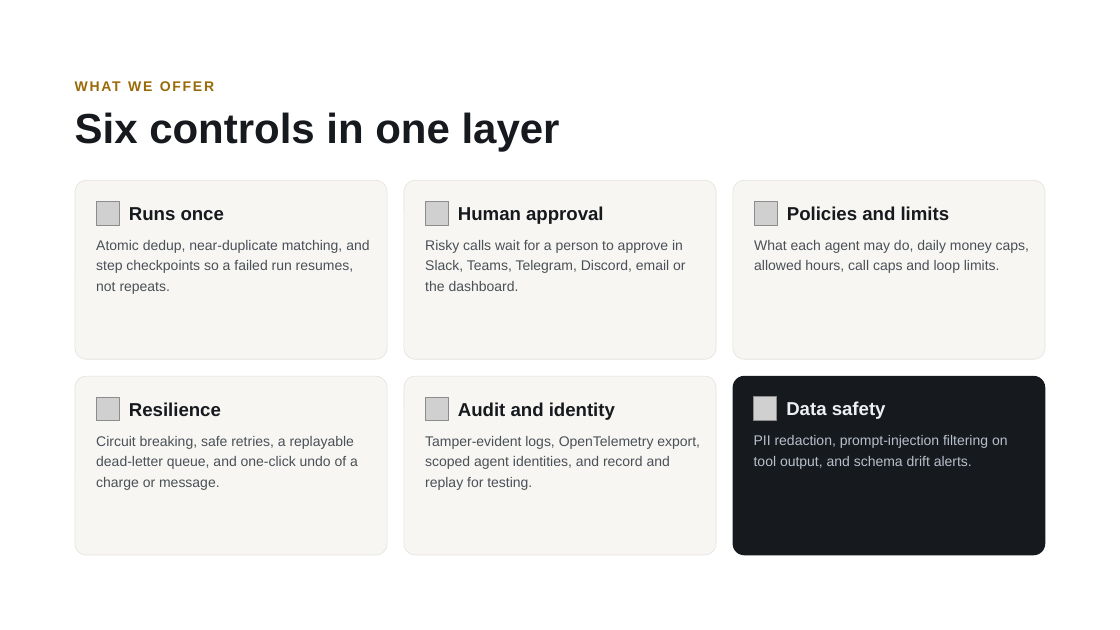
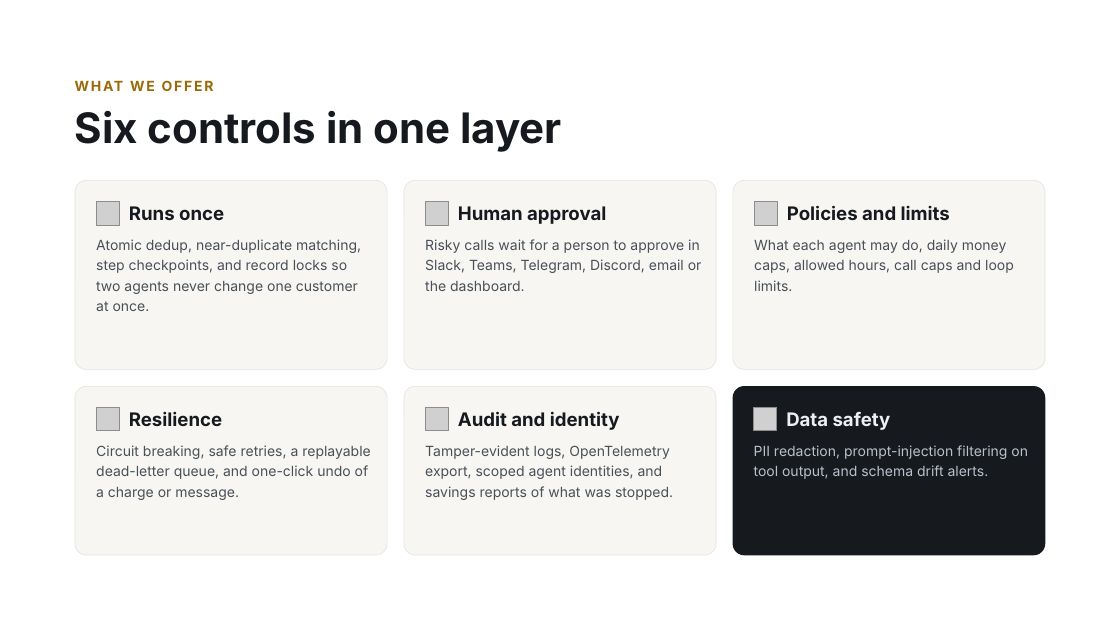
Before and after one commit to agentraas/agentraas, a slide deck: slide 4 of docs/presentations/AgentRaaS-deck.pptx. Drawn at 1120x630 pixels with LibreOffice and Linux fonts; fonts in the diff are those of the drawing; grey boxes stand for pictures. Boxes give left, top, right and bottom in pixels: in the first picture for what was removed or moved away, otherwise in the second. Text is boxed around its words. In the diff, an @@ line names an element or a change of style, - is before the commit and + after.

```diff
--- a/docs/presentations/AgentRaaS-deck.pptx
+++ b/docs/presentations/AgentRaaS-deck.pptx
@@ font Arial to Inter in 11 elements at bbox=[75, 75, 1075, 97], bbox=[129, 206, 224, 220], bbox=[425, 239, 702, 291], bbox=[754, 239, 1014, 291], bbox=[458, 206, 606, 224], bbox=[96, 445, 370, 500], bbox=[754, 445, 1028, 479], bbox=[129, 411, 222, 426], bbox=[458, 411, 620, 430], bbox=[786, 412, 891, 430], bbox=[75, 110, 562, 152] @@
@@ rounded rectangle: place and size @@
-rounded rectangle at bbox=[75, 181, 387, 360]
+rounded rectangle at bbox=[75, 181, 387, 370]
@@ rounded rectangle: place and size @@
-rounded rectangle at bbox=[404, 181, 717, 360]
+rounded rectangle at bbox=[404, 181, 717, 370]
@@ rounded rectangle: place and size @@
-rounded rectangle at bbox=[734, 181, 1046, 360]
+rounded rectangle at bbox=[734, 181, 1046, 370]
@@ text at bbox=[96, 239, 361, 311]: text changed; font Arial to Inter @@
-Atomic dedup, near-duplicate matching, and step checkpoints so a failed run resumes, not repeats.
+Atomic dedup, near-duplicate matching, step checkpoints, and record locks so two agents never change one customer at once.
@@ rounded rectangle: place and size @@
-rounded rectangle at bbox=[75, 376, 387, 555]
+rounded rectangle at bbox=[75, 386, 387, 555]
@@ rounded rectangle: place and size @@
-rounded rectangle at bbox=[404, 376, 717, 555]
+rounded rectangle at bbox=[404, 386, 717, 555]
@@ proportions changed in 6 elements at bbox=[75, 181, 387, 370], bbox=[404, 181, 717, 370], bbox=[734, 181, 1046, 370], bbox=[75, 386, 387, 555], bbox=[404, 386, 717, 555], bbox=[733, 386, 1045, 556] @@
@@ rounded rectangle: place and size @@
-rounded rectangle at bbox=[733, 376, 1045, 555]
+rounded rectangle at bbox=[733, 386, 1045, 556]
@@ text "Audit and identity": place and size @@
-text "Audit and identity" at bbox=[458, 402, 615, 420]
+text "Audit and identity" at bbox=[458, 411, 620, 430]
@@ 3 texts, 3 pictures: place and size @@
-3 texts, 3 pictures at bbox=[96, 397, 1008, 490]
+3 texts, 3 pictures at bbox=[96, 408, 1028, 500]
@@ text "Data safety": place and size @@
-text "Data safety" at bbox=[786, 401, 886, 419]
+text "Data safety" at bbox=[786, 412, 891, 430]
@@ text at bbox=[425, 445, 673, 500]: text changed; font Arial to Inter @@
-Tamper-evident logs, OpenTelemetry export, scoped agent identities, and record and replay for testing.
+Tamper-evident logs, OpenTelemetry export, scoped agent identities, and savings reports of what was stopped.
```
Also in this commit, not shown: 12 other slides changed, 1 other file.
